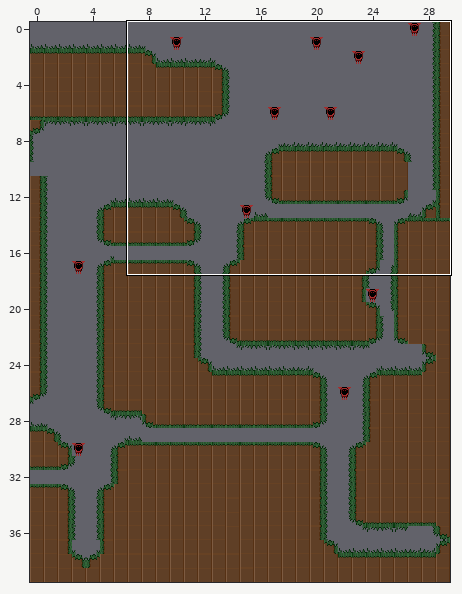
Two versions of a level (Tiled map, levels/6.tmx). The first picture is a wide view before the edit; the outline marks the close-up.
Close-up. Before the commit:
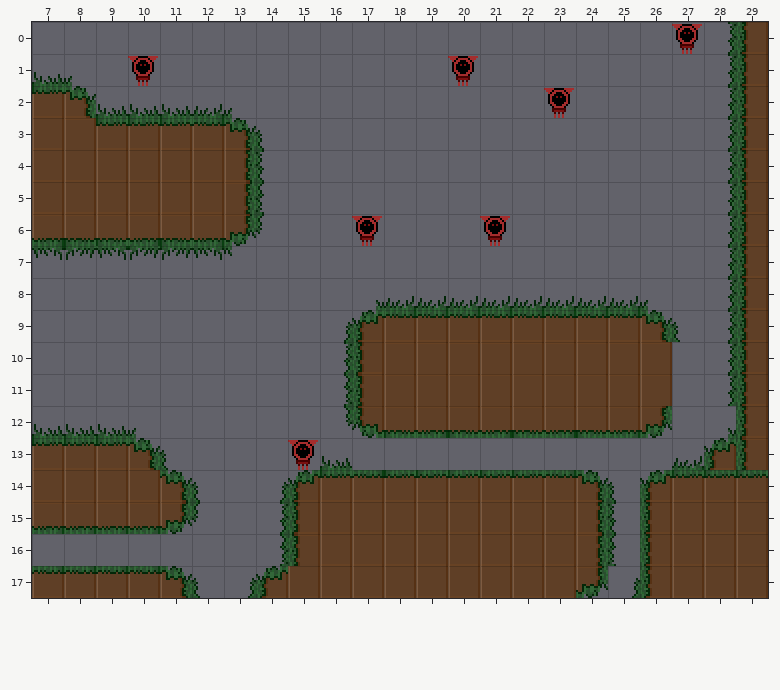
Cells are 16x16 px. Shown: x 7..29, y 0..17. The commit also changed other parts of the map, which this record leaves out.
And afterwards:
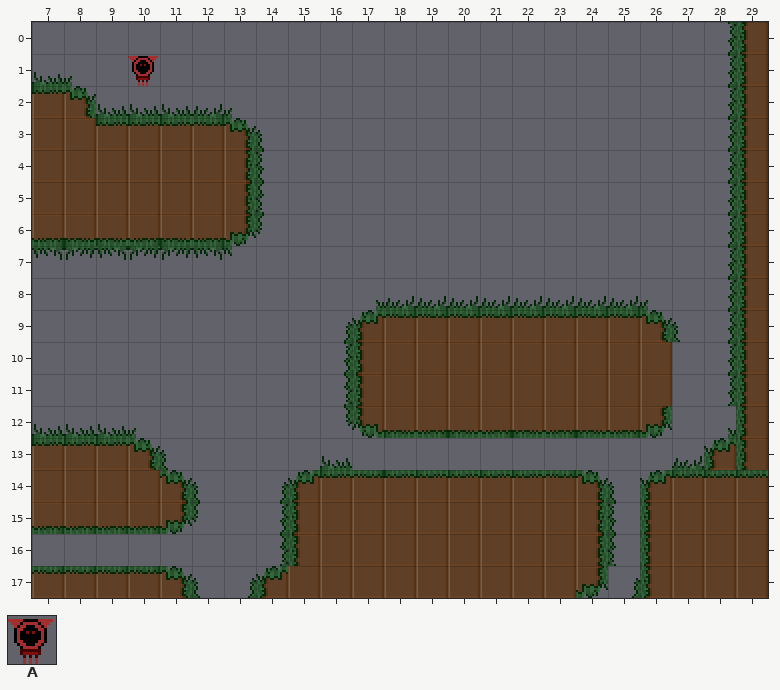
Key: from "enemies": A 0.
_ is an empty cell.
Tiles replaced or removed in this view: A.
Diff:
Changed rows in their new state; . is an unchanged cell.
Layer "Tile Layer 1":
first column x 20:
 0 ......._
 1 _.......
 2 ..._....
first column x 17:
 6 _..._
first column x 15:
13 _
Pixel boxes of the changes (left, top, right, bottom) in both close-ups:
removed: (672, 24, 702, 54)
removed: (448, 56, 478, 86)
removed: (544, 88, 574, 118)
removed: (352, 216, 382, 246)
removed: (480, 216, 510, 246)
removed: (288, 440, 318, 470)
